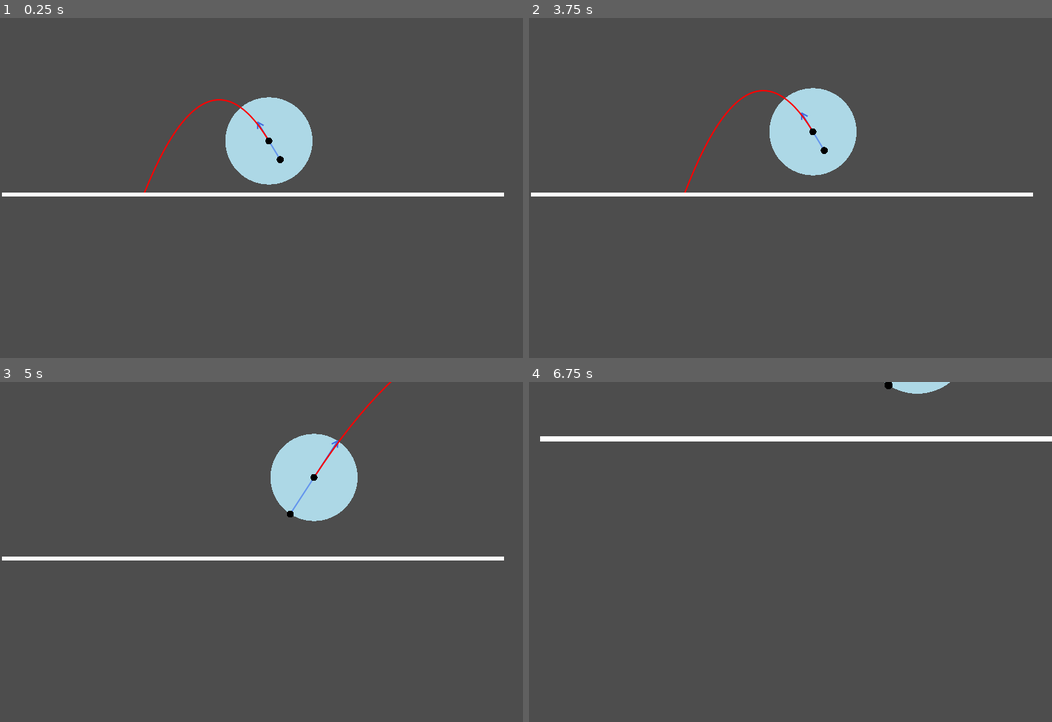
Above: before the commit, frames 1-4 (two rows, left to right).
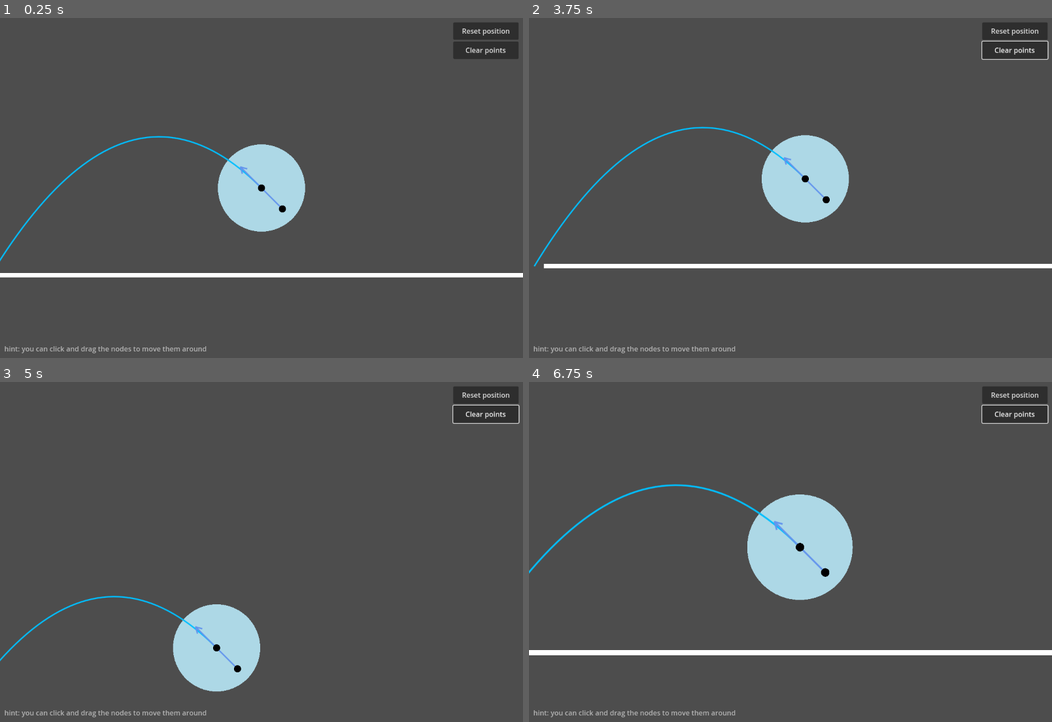
Above: after the commit, the same moments.

Repository: sihlecodes/projectile-motion-simulation
Game: Godot game, scene res://Main.tscn
Two runs of this game, one before a commit and one after it. Both use one fixed random seed, a clock stepped at 60 frames per second and the inputs below.
Inputs (mouse positions are in pixels of both pictures, inside the frame that each line leads up to):
- Up to frame 1 (0.25 s): no input
- Up to frame 2 (3.75 s): click (1015, 31) at 0.5 s, where only the run after the commit has a clickable "Reset position"; click (1015, 48) at 1.25 s, where only the run after the commit has a clickable "Clear points"; click (1015, 48) at 2 s, where only the run after the commit has a clickable "Clear points"; click (1015, 48) at 2.75 s, where only the run after the commit has a clickable "Clear points"; tap Enter at 3.5 s; drag from (795, 140) to (842, 113) at 3.52 s
- Up to frame 3 (5 s): tap Space at 4.25 s; drag from (324, 497) to (235, 620) at 4.27 s
- Up to frame 4 (6.75 s): tap Enter at 5, 6.5 s; move the mouse to (842, 477) at 5.02 s; hold Mouse wheel up (zoom_in) 5.03-5.75 s; click (842, 477) at 5.17 s; tap Space at 5.75 s; drag from (764, 620) to (821, 511) at 5.77 s; move the mouse to (947, 603) at 6.52 s; hold Mouse wheel up (zoom_in) from 6.53 s (still down); click (947, 603) at 6.67 s

The runs differ from the first frame. In frame 1, 8.7% of the frame differs, in the area x 0-100%, y 1-99%; in frame 2, 8.8%; in frame 3, 9.7%; in frame 4, 10%, in the area x 0-100%, y 0-99%.

Commit message:
Added ui buttons
Moved code to the source folder
Minor code refactors

Diff:
--- a/Main.tscn
+++ b/Main.tscn
@@ -1,25 +1,67 @@
-[gd_scene load_steps=5 format=3 uid="uid://di0dphumvic0q"]
+[gd_scene load_steps=6 format=3 uid="uid://ccxyffhiaamv"]
 
-[ext_resource type="Script" path="res://Main.gd" id="1_6a03t"]
-[ext_resource type="PackedScene" uid="uid://dd1i7wo27rk8g" path="res://PathGenerator.tscn" id="1_h1utn"]
-[ext_resource type="PackedScene" uid="uid://cmablgywjy0g3" path="res://PathPoint.tscn" id="2_bbkw6"]
-[ext_resource type="Script" path="res://Ground.gd" id="3_fe7y5"]
+[ext_resource type="Script" path="res://source/Main.gd" id="1_an6s0"]
+[ext_resource type="Script" path="res://source/Ground.gd" id="2_vgwyk"]
+[ext_resource type="PackedScene" uid="uid://0rviquni3pnr" path="res://source/PathRenderer.tscn" id="2_x1ih8"]
+[ext_resource type="PackedScene" uid="uid://cl306rv6kev8w" path="res://source/PathPoint.tscn" id="3_5e8d8"]
+
+[sub_resource type="Theme" id="Theme_a4itc"]
 
 [node name="Main" type="Node"]
-script = ExtResource("1_6a03t")
+script = ExtResource("1_an6s0")
 
-[node name="PathGenerator" parent="." instance=ExtResource("1_h1utn")]
-position = Vector2(617, 282)
+[node name="PathRenderer" parent="." instance=ExtResource("2_x1ih8")]
 draw_steps = 50
 
-[node name="PathPoint" parent="PathGenerator" instance=ExtResource("2_bbkw6")]
-position = Vector2(26, 43)
+[node name="PathPoint" parent="PathRenderer" instance=ExtResource("3_5e8d8")]
+position = Vector2(48, 48)
 
 [node name="ground" type="Line2D" parent="."]
-position = Vector2(5, 405)
-points = PackedVector2Array(0, 0, 1152, 0)
-script = ExtResource("3_fe7y5")
+position = Vector2(-600, 200)
+points = PackedVector2Array(0, 0, 1200, 0)
+script = ExtResource("2_vgwyk")
 
 [node name="camera" type="Camera2D" parent="."]
-position = Vector2(600, 390)
 current = true
+metadata/_edit_lock_ = true
+
+[node name="ui" type="CanvasLayer" parent="."]
+
+[node name="container" type="MarginContainer" parent="ui"]
+anchor_right = 1.0
+anchor_bottom = 1.0
+grow_horizontal = 2
+grow_vertical = 2
+theme = SubResource("Theme_a4itc")
+theme_override_constants/margin_left = 10
+theme_override_constants/margin_top = 10
+theme_override_constants/margin_right = 10
+theme_override_constants/margin_bottom = 10
+metadata/_edit_lock_ = true
+
+[node name="Label" type="Label" parent="ui/container"]
+layout_mode = 2
+size_flags_horizontal = 0
+size_flags_vertical = 8
+theme_override_colors/font_color = Color(0.709804, 0.709804, 0.709804, 1)
+text = "hint: you can click and drag the nodes to move them around"
+
+[node name="buttons" type="VBoxContainer" parent="ui/container"]
+custom_minimum_size = Vector2(150, 0)
+layout_mode = 2
+size_flags_horizontal = 8
+size_flags_vertical = 0
+metadata/_edit_use_anchors_ = true
+metadata/_edit_group_ = true
+
+[node name="reset" type="Button" parent="ui/container/buttons"]
+custom_minimum_size = Vector2(0, 40)
+layout_mode = 2
+text = "Reset position"
+
+[node name="clear" type="Button" parent="ui/container/buttons"]
+custom_minimum_size = Vector2(0, 40)
+layout_mode = 2
+text = "Clear points"
+
+[connection signal="pressed" from="ui/container/buttons/reset" to="." method="_on_reset_pressed"]
--- a/PathGenerator.tscn
+++ /dev/null
@@ -1,16 +0,0 @@
-[gd_scene load_steps=4 format=3 uid="uid://dd1i7wo27rk8g"]
-
-[ext_resource type="PackedScene" uid="uid://bjkf87eldsavs" path="res://BasePoint.tscn" id="1_23gkq"]
-[ext_resource type="Script" path="res://PathGenerator.gd" id="2_a48ad"]
-
-[sub_resource type="CircleShape2D" id="CircleShape2D_qf0l3"]
-radius = 9.0
-
-[node name="PathGenerator" instance=ExtResource("1_23gkq")]
-script = ExtResource("2_a48ad")
-range_radius = 100.0
-range_color = Color(0.678431, 0.847059, 0.901961, 1)
-draw_steps = 5
-
-[node name="shape" parent="area" index="0"]
-shape = SubResource("CircleShape2D_qf0l3")
--- a/PathPoint.tscn
+++ /dev/null
@@ -1,16 +0,0 @@
-[gd_scene load_steps=4 format=3 uid="uid://cmablgywjy0g3"]
-
-[ext_resource type="PackedScene" uid="uid://bjkf87eldsavs" path="res://BasePoint.tscn" id="1_qypbw"]
-[ext_resource type="Script" path="res://PathPoint.gd" id="2_ipneb"]
-
-[sub_resource type="CircleShape2D" id="CircleShape2D_gmknq"]
-radius = 9.0
-
-[node name="PathPoint" instance=ExtResource("1_qypbw")]
-script = ExtResource("2_ipneb")
-connector_color = Color(0.392157, 0.584314, 0.929412, 1)
-color = Color(0, 0, 0, 1)
-radius = 8.0
-
-[node name="shape" parent="area" index="0"]
-shape = SubResource("CircleShape2D_gmknq")
--- a/project.godot
+++ b/project.godot
@@ -12,28 +12,28 @@
 "base": "Node2D",
 "class": &"BasePoint",
 "language": &"GDScript",
-"path": "res://BasePoint.gd"
+"path": "res://source/BasePoint.gd"
 }, {
 "base": "Line2D",
 "class": &"Ground",
 "language": &"GDScript",
-"path": "res://Ground.gd"
+"path": "res://source/Ground.gd"
 }, {
 "base": "BasePoint",
-"class": &"PathGenerator",
+"class": &"PathPoint",
 "language": &"GDScript",
-"path": "res://PathGenerator.gd"
+"path": "res://source/PathPoint.gd"
 }, {
 "base": "BasePoint",
-"class": &"Point",
+"class": &"PathRenderer",
 "language": &"GDScript",
-"path": "res://PathPoint.gd"
+"path": "res://source/PathRenderer.gd"
 }]
 _global_script_class_icons={
 "BasePoint": "",
 "Ground": "",
-"PathGenerator": "",
-"Point": ""
+"PathPoint": "",
+"PathRenderer": ""
 }
 
 [application]
@@ -45,13 +45,13 @@
 
 [autoload]
 
-Points="*res://Points.gd"
+Points="*res://source/Points.gd"
 
 [display]
 
 window/size/viewport_width=1200
 window/size/viewport_height=780
-window/stretch/mode="canvas_items"
+window/size/always_on_top=true
 
 [input]
 
@@ -73,4 +73,5 @@
 [rendering]
 
 renderer/rendering_method="gl_compatibility"
-anti_aliasing/quality/msaa_2d=1
+anti_aliasing/quality/use_taa=true
+anti_aliasing/quality/use_debanding=true
--- a/BasePoint.gd
+++ b/source/BasePoint.gd
@@ -3,10 +3,9 @@
 class_name BasePoint
 
 const DRAG_RADIUS: float = 1000
-const RADIUS_BUFFER: float = 2 # makes it slightly easier to grab nodes
+const DRAG_RADIUS_BUFFER: float = 2 # makes it slightly easier to grab nodes
 
 @export var color: Color = Color.BLACK
-
 @export var radius: float = 8:
 	set(_radius):
 		radius = _radius
@@ -15,7 +14,7 @@
 var shape_radius: float:
 	set(radius):
 		if $area/shape and $area/shape.shape:
-			$area/shape.shape.radius = radius + RADIUS_BUFFER
+			$area/shape.shape.radius = radius + DRAG_RADIUS_BUFFER
 
 var disabled: bool:
 	get:
@@ -55,6 +54,4 @@
 		if disabled:
 			return
 
-		var camera = get_viewport().get_camera_2d()
-
-		position += event.relative / camera.zoom
+		position += event.relative / get_viewport().get_camera_2d().zoom
--- a/BasePoint.tscn
+++ b/source/BasePoint.tscn
@@ -1,9 +1,9 @@
 [gd_scene load_steps=2 format=3 uid="uid://bjkf87eldsavs"]
 
-[ext_resource type="Script" path="res://BasePoint.gd" id="1_cc7ev"]
+[ext_resource type="Script" path="res://source/BasePoint.gd" id="1_w2rhs"]
 
-[node name="Point" type="Node2D" groups=["points"]]
-script = ExtResource("1_cc7ev")
+[node name="BasePoint" type="Node2D" groups=["points"]]
+script = ExtResource("1_w2rhs")
 
 [node name="area" type="Area2D" parent="."]
 
--- a/Main.gd
+++ b/source/Main.gd
@@ -12,3 +12,10 @@
 		# i.e. it's safe to change the offset
 		if Points.all_enabled():
 			$camera.offset -= event.relative / $camera.zoom
+
+
+func _on_reset_pressed() -> void:
+	$camera.offset = Vector2()
+	$camera.zoom = Vector2.ONE
+
+	$PathRenderer.position = Vector2()
--- a/PathPoint.gd
+++ b/source/PathPoint.gd
@@ -1,9 +1,10 @@
 @tool
 extends BasePoint
 
-class_name Point
+class_name PathPoint
 
 @export var connector_color: Color = Color.CORNFLOWER_BLUE
+@export var path_color: Color = Color.DEEP_SKY_BLUE
 
 func _process(delta: float) -> void:
 	var circumference_point = position.normalized() * get_parent().range_radius
--- /dev/null
+++ b/source/PathPoint.tscn
@@ -0,0 +1,14 @@
+[gd_scene load_steps=4 format=3 uid="uid://cl306rv6kev8w"]
+
+[ext_resource type="Script" path="res://source/PathPoint.gd" id="1_evkc4"]
+[ext_resource type="PackedScene" uid="uid://bjkf87eldsavs" path="res://source/BasePoint.tscn" id="1_yk085"]
+
+[sub_resource type="CircleShape2D" id="CircleShape2D_csh1x"]
+
+[node name="PathPoint" instance=ExtResource("1_yk085")]
+script = ExtResource("1_evkc4")
+connector_color = Color(0.392157, 0.584314, 0.929412, 1)
+path_color = Color(0, 0.74902, 1, 1)
+
+[node name="shape" parent="area" index="0"]
+shape = SubResource("CircleShape2D_csh1x")
--- a/PathGenerator.gd
+++ b/source/PathRenderer.gd
@@ -1,7 +1,7 @@
 @tool
 extends BasePoint
 
-class_name PathGenerator
+class_name PathRenderer
 
 @export var range_radius: float = 100
 @export var range_color: Color = Color.LIGHT_BLUE
@@ -13,7 +13,7 @@
 
 @export var draw_steps = 5
 
-func get_initial_2d_velocity_from(starting_point: Point) -> Vector2:
+func get_initial_2d_velocity_from(starting_point: PathPoint) -> Vector2:
 	return global_position - starting_point.global_position
 
 func get_height_at(time: float, initial_velocity: float) -> float:
@@ -35,6 +35,21 @@
 
 	return time
 
+func draw_trajectory(start_position: Vector2, end_height: float, initial_velocity: Vector2, path_color: Color):
+	var time = get_travel_time(start_position.y, end_height, initial_velocity)
+	var points: Array[Vector2] = []
+
+	for step in range(draw_steps):
+		var time_per_step = time / draw_steps
+		var current_time = step * time_per_step
+
+		points.append(Vector2(current_time * initial_velocity.x, get_height_at(current_time, initial_velocity.y)))
+
+	points.append(Vector2(time * initial_velocity.x, get_height_at(time, initial_velocity.y)))
+
+	draw_polyline(points, path_color, 2, true)
+
+
 func draw_vector(vector: Vector2, color: Color):
 	draw_set_transform(Vector2.ZERO, vector.angle())
 
@@ -48,12 +63,9 @@
 
 	draw_set_transform(Vector2.ZERO)
 
-func _ready() -> void:
-	super._ready()
-
 func _input(event: InputEvent) -> void:
 	if event is InputEventScreenDrag:
-		event
+		pass
 
 func _process(delta: float) -> void:
 	super._process(delta)
@@ -63,27 +75,14 @@
 	draw_circle(Vector2(), range_radius, range_color)
 
 	for child in get_children():
-		if child is Point:
+		if child is PathPoint:
+			draw_line(Vector2(), child.position, child.connector_color, 2, true)
+
+			var start_position = position
+			var end_height = $"../ground".position.y
 			var initial_velocity = get_initial_2d_velocity_from(child)
 
-			draw_line(Vector2(), child.position, child.connector_color, 2, true)
-			draw_vector(initial_velocity, Color.ROYAL_BLUE)
-
-			var start_position = position
-			var end_position = $"../ground".position
-
-			var time = get_travel_time(start_position.y, end_position.y, initial_velocity)
-
-			var points: Array[Vector2] = []
-
-			for step in range(draw_steps):
-				var time_per_step = time / draw_steps
-				var current_time = step * time_per_step
-
-				points.append(Vector2(current_time * initial_velocity.x, get_height_at(current_time, initial_velocity.y)))
-
-			points.append(Vector2(time * initial_velocity.x, get_height_at(time, initial_velocity.y)))
-
-			draw_polyline(points, Color.RED, 2, true)
+			draw_trajectory(start_position, end_height, initial_velocity, child.path_color)
+			draw_vector(initial_velocity, child.connector_color)
 
 	super._draw()
--- /dev/null
+++ b/source/PathRenderer.tscn
@@ -0,0 +1,15 @@
+[gd_scene load_steps=4 format=3 uid="uid://0rviquni3pnr"]
+
+[ext_resource type="PackedScene" uid="uid://bjkf87eldsavs" path="res://source/BasePoint.tscn" id="1_p52pf"]
+[ext_resource type="Script" path="res://source/PathRenderer.gd" id="2_h2cxl"]
+
+[sub_resource type="CircleShape2D" id="CircleShape2D_kdni5"]
+
+[node name="PathRenderer" instance=ExtResource("1_p52pf")]
+script = ExtResource("2_h2cxl")
+range_radius = 100.0
+range_color = Color(0.678431, 0.847059, 0.901961, 1)
+draw_steps = 5
+
+[node name="shape" parent="area" index="0"]
+shape = SubResource("CircleShape2D_kdni5")
Renamed: Ground.gd -> source/Ground.gd
Renamed: Points.gd -> source/Points.gd
